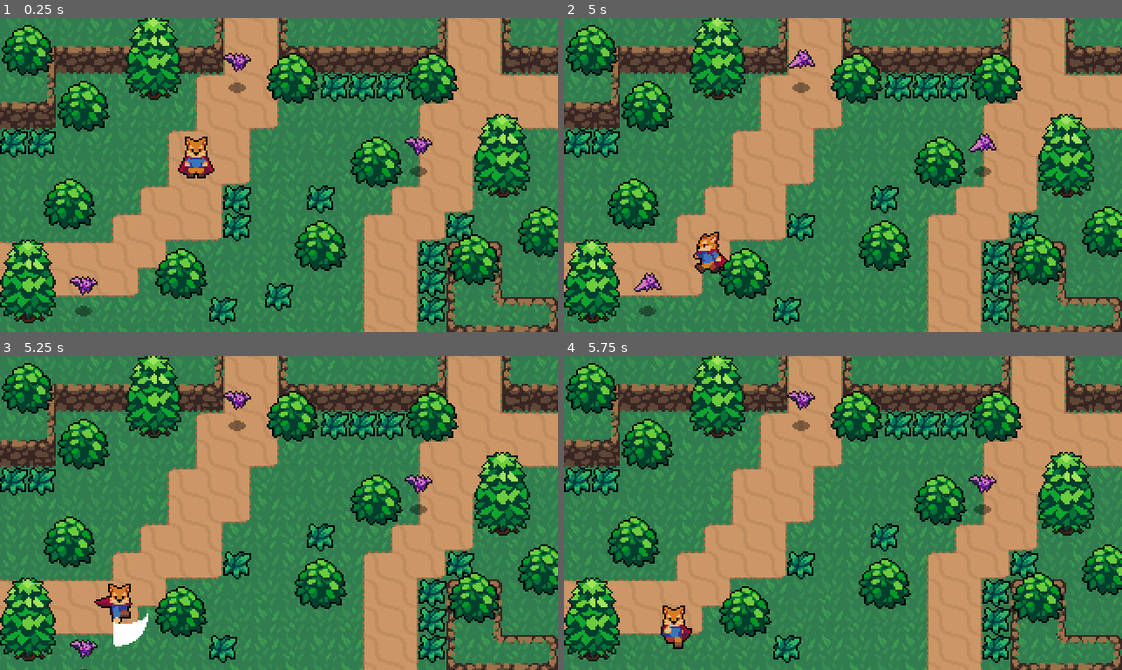
Above: before the commit, frames 1-4 (two rows, left to right).
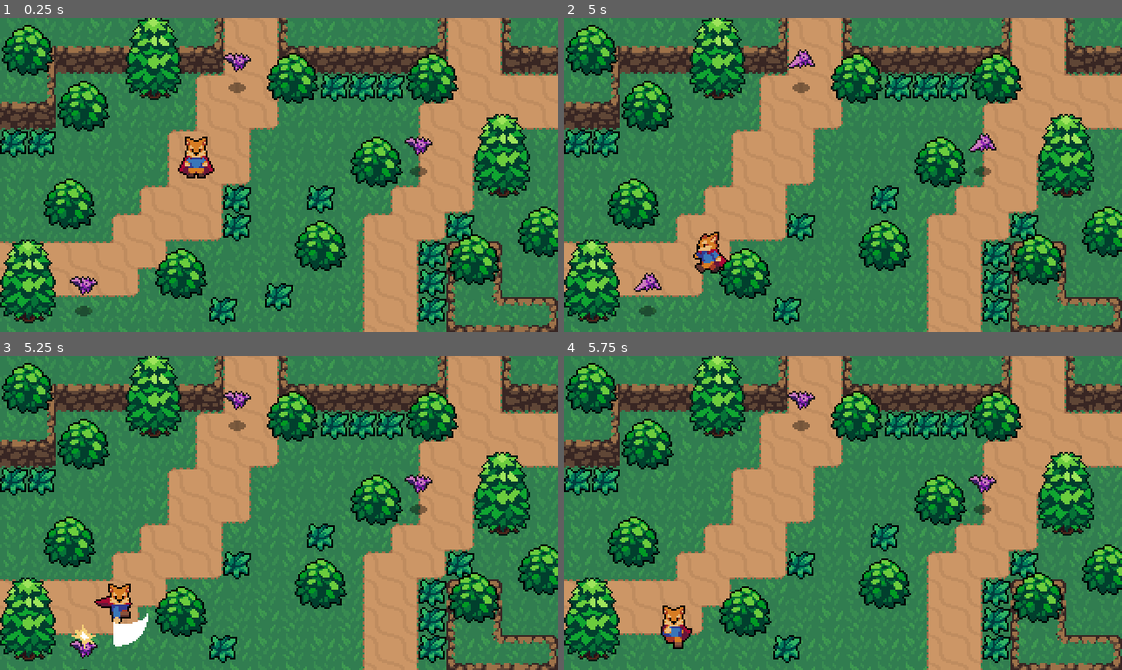
Above: after the commit, the same moments.

Repository: xEdelweiss/ActionRpg
Game: Godot game, scene res://world.tscn
The game is run twice, just before and just after one commit, with the same random seed, the same clock (stepped at 60 frames per second) and the same inputs.
Inputs:
- Up to frame 1 (0.25 s): no input
- Up to frame 2 (5 s): hold Right (ui_right) 0.53-1.28 s; tap Space (attack) at 0.6, 2.1, 3.6 s; hold Down (ui_down) 1.28-2.03 s; tap R (roll) at 1.35, 2.85, 4.35 s; hold Right (ui_right) 2.03-2.78 s; hold Up (ui_up) 2.78-3.53 s; hold Left (ui_left) from 3.53 s (still down)
- Up to frame 3 (5.25 s): release Left (ui_left) at 5.03 s; hold Down (ui_down) from 5.03 s (still down); tap Space (attack) at 5.1 s
- Up to frame 4 (5.75 s): keep holding Down (ui_down)

Frames 1-2 are identical in both runs. In frame 3, 0.1% of the frame differs, in the area x 12-18%, y 85-94%; in frame 4, nothing differs.

Commit message:
Add hit effect

Diff:
--- /dev/null
+++ b/Effects/hit_effect.tscn
@@ -0,0 +1,32 @@
+[gd_scene load_steps=6 format=3 uid="uid://bea384tg3fiau"]
+
+[ext_resource type="Texture2D" uid="uid://clotn04rt1ngx" path="res://Effects/HitEffect.png" id="1_p7t6e"]
+[ext_resource type="Script" path="res://Effects/effect.gd" id="2_iey2o"]
+
+[sub_resource type="AtlasTexture" id="AtlasTexture_2d0kn"]
+atlas = ExtResource("1_p7t6e")
+region = Rect2(0, 0, 24, 24)
+
+[sub_resource type="AtlasTexture" id="AtlasTexture_g4dfg"]
+atlas = ExtResource("1_p7t6e")
+region = Rect2(24, 0, 24, 24)
+
+[sub_resource type="SpriteFrames" id="SpriteFrames_i6kq3"]
+animations = [{
+"frames": [{
+"duration": 1.0,
+"texture": SubResource("AtlasTexture_2d0kn")
+}, {
+"duration": 1.0,
+"texture": SubResource("AtlasTexture_g4dfg")
+}],
+"loop": false,
+"name": &"animate",
+"speed": 15.0
+}]
+
+[node name="HitEffect" type="AnimatedSprite2D"]
+sprite_frames = SubResource("SpriteFrames_i6kq3")
+animation = &"animate"
+offset = Vector2(0, -8)
+script = ExtResource("2_iey2o")
--- /dev/null
+++ b/Overlap/hurtbox.gd
@@ -0,0 +1,13 @@
+extends Area2D
+
+@export var show_hit = true
+const hit_effect_scene = preload("res://Effects/hit_effect.tscn")
+
+func _on_area_entered(area):
+	if not show_hit:
+		return
+
+	var effect = hit_effect_scene.instantiate()
+	var main = get_tree().current_scene
+	main.add_child(effect)
+	effect.global_position = global_position
--- a/Overlap/hurtbox.tscn
+++ b/Overlap/hurtbox.tscn
@@ -1,7 +1,12 @@
-[gd_scene format=3 uid="uid://ba88kif7hl8db"]
+[gd_scene load_steps=2 format=3 uid="uid://ba88kif7hl8db"]
+
+[ext_resource type="Script" path="res://Overlap/hurtbox.gd" id="1_1lbnk"]
 
 [node name="Hurtbox" type="Area2D"]
 collision_layer = 0
 collision_mask = 0
+script = ExtResource("1_1lbnk")
 
 [node name="CollisionShape2D" type="CollisionShape2D" parent="."]
+
+[connection signal="area_entered" from="." to="." method="_on_area_entered"]
--- a/World/grass.tscn
+++ b/World/grass.tscn
@@ -18,6 +18,7 @@
 [node name="Hurtbox" parent="." instance=ExtResource("3_his7k")]
 collision_layer = 8
 collision_mask = 16
+show_hit = false
 
 [node name="CollisionShape2D" parent="Hurtbox" index="0"]
 position = Vector2(8, 8)
